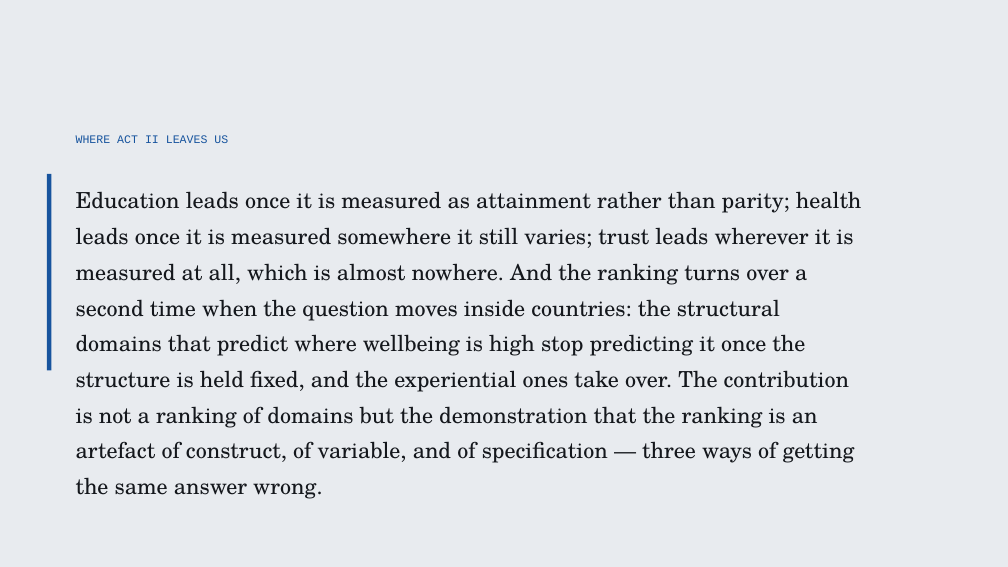
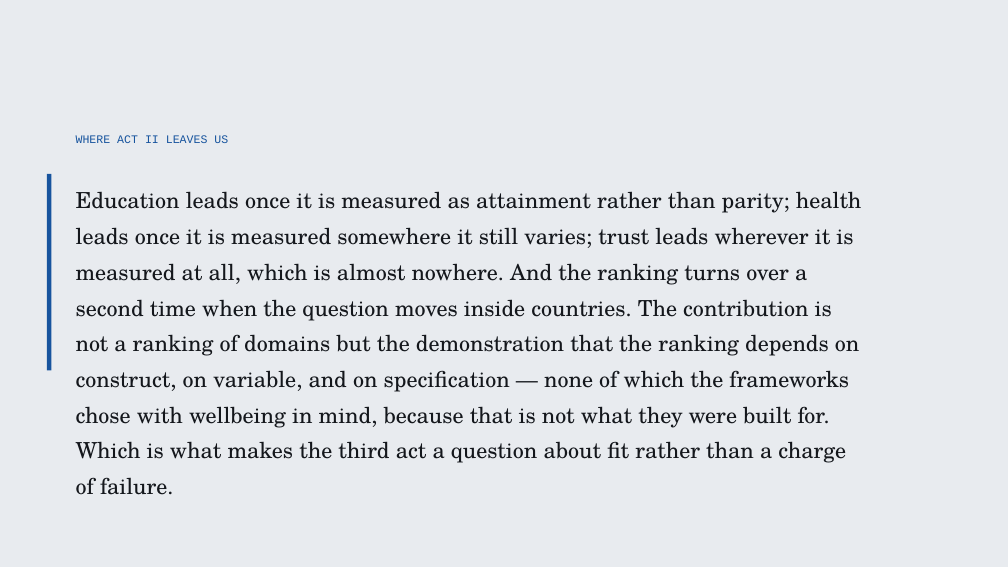
Before and after one commit to cwejnert/HDI-Happiness, a slide deck: slide 25 of deck/Measured_Where_It_Varies.pptx. Drawn at 1008x567 pixels with LibreOffice and Linux fonts; fonts in the diff are those of the drawing. Boxes give left, top, right and bottom in pixels: in the first picture for what was removed or moved away, otherwise in the second. Text is boxed around its words. In the diff, an @@ line names an element or a change of style, - is before the commit and + after.

```diff
--- a/deck/Measured_Where_It_Varies.pptx
+++ b/deck/Measured_Where_It_Varies.pptx
@@ text at (x1=76, y1=191, x2=862, y2=495): text changed @@
-Education leads once it is measured as attainment rather than parity; health leads once it is measured somewhere it still varies; trust leads wherever it is measured at all, which is almost nowhere. And the ranking turns over a second time when the question moves inside countries: the structural domains that predict where wellbeing is high stop predicting it once the structure is held fixed, and the experiential ones take over. The contribution is not a ranking of domains but the demonstration that the ranking is an artefact of construct, of variable, and of specification — three ways of getting the same answer wrong.
+Education leads once it is measured as attainment rather than parity; health leads once it is measured somewhere it still varies; trust leads wherever it is measured at all, which is almost nowhere. And the ranking turns over a second time when the question moves inside countries. The contribution is not a ranking of domains but the demonstration that the ranking depends on construct, on variable, and on specification — none of which the frameworks chose with wellbeing in mind, because that is not what they were built for. Which is what makes the third act a question about fit rather than a charge of failure.
```
Also in this commit, not shown: 10 other slides changed, 4 other files.
